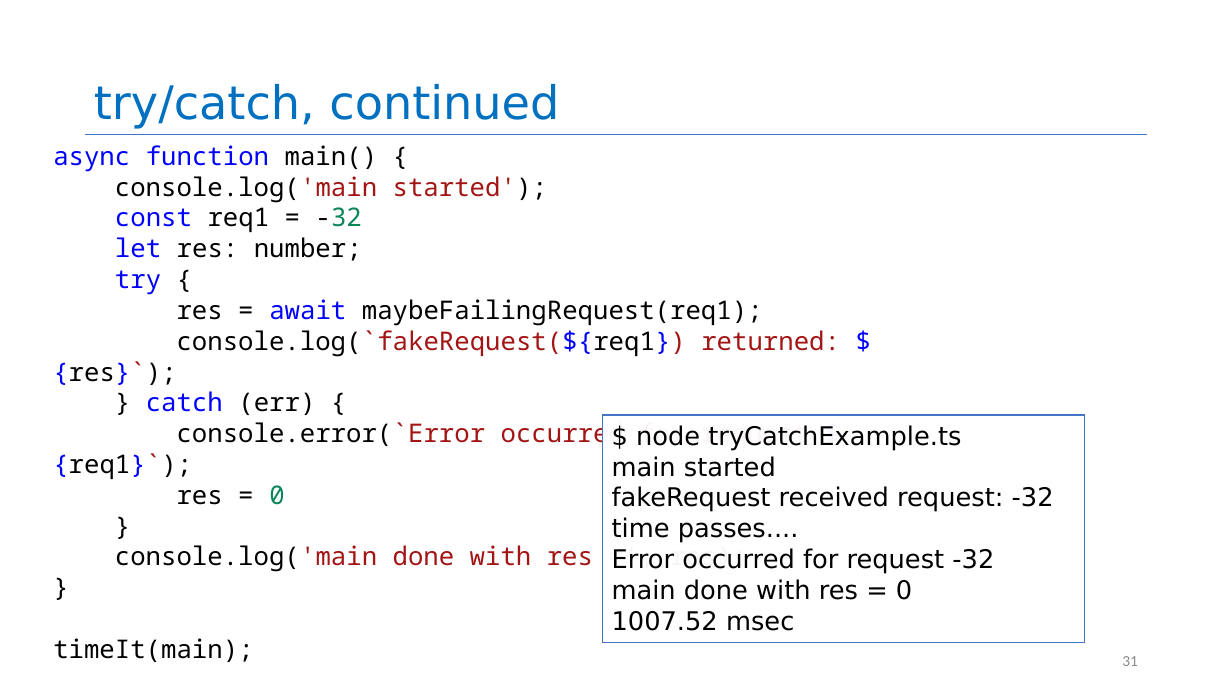
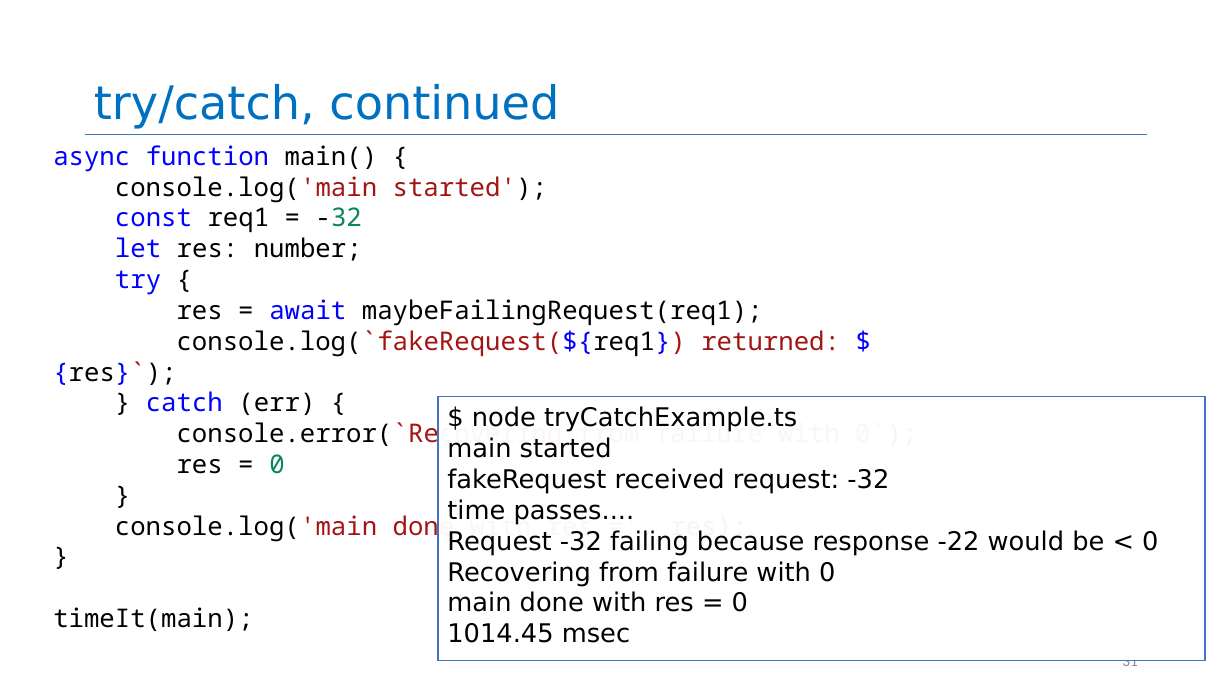
Before and after one commit to neu-se/CS4530-Fall-2026, a slide deck: slide 31 of Slides/Module 08 Concurrency.pptx. Drawn at 1232x693 pixels with LibreOffice and Linux fonts; fonts in the diff are those of the drawing. Boxes give left, top, right and bottom in pixels: in the first picture for what was removed or moved away, otherwise in the second. Text is boxed around its words. In the diff, an @@ line names an element or a change of style, - is before the commit and + after.

```diff
--- a/Slides/Module 08 Concurrency.pptx
+++ b/Slides/Module 08 Concurrency.pptx
@@ text at (177, 418, 840, 449): text changed @@
-console.error(`Error occurred for request ${req1}`);
+console.error(`Recovering from failure with 0`);
@@ rectangle "$ node tryCatchExample.ts": place and size @@
-rectangle "$ node tryCatchExample.ts" at (603, 415, 1085, 642)
+rectangle "$ node tryCatchExample.ts" at (438, 396, 1205, 660)
@@ text in rectangle at (447, 530, 1158, 586): text changed @@
-Error occurred for request -32
+Request -32 failing because response -22 would be < 0
+Recovering from failure with 0
@@ text in rectangle at (447, 623, 630, 643): text changed @@
-1007.52 msec
+1014.45 msec
```
Also in this commit, not shown: 2 other slides changed, 1 other file.
